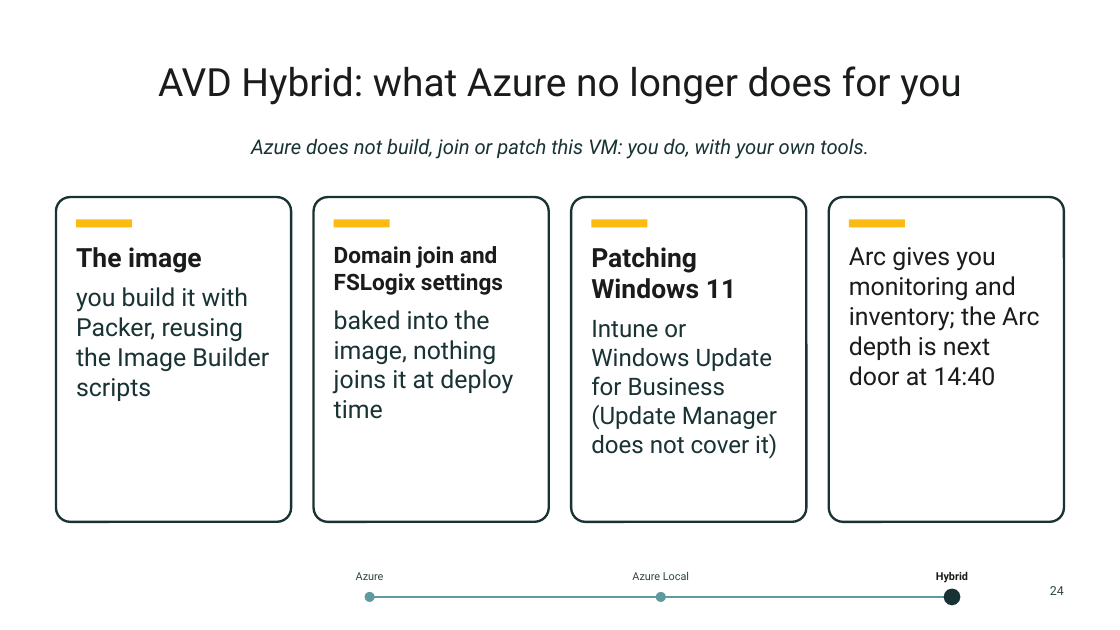
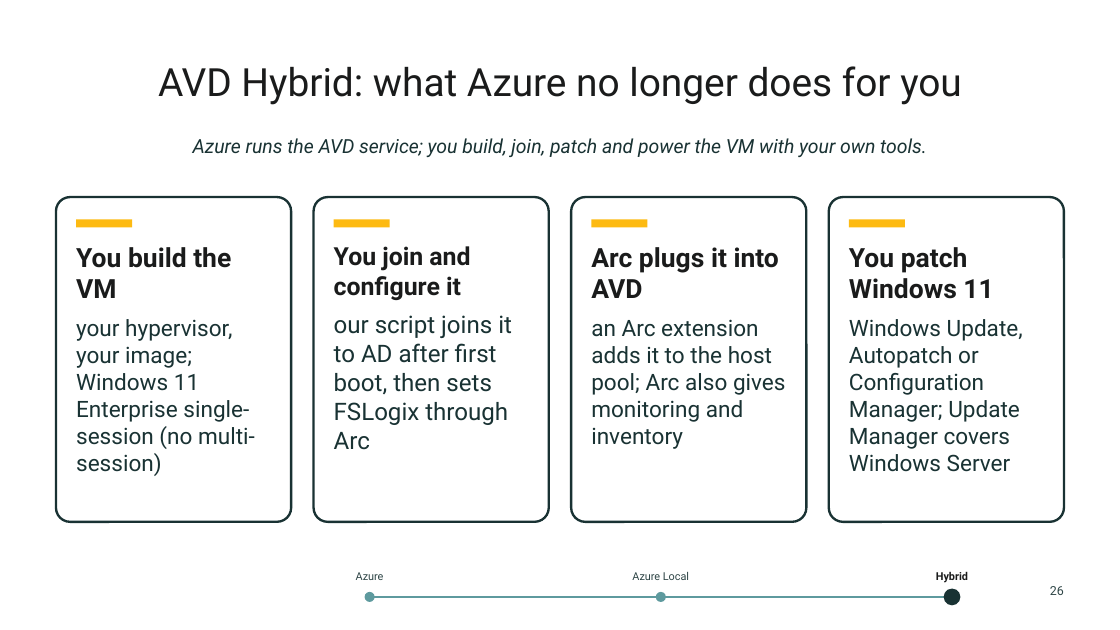
Before and after one commit to thisismydemo/nic2026_avd, a slide deck: slide 26 of presentation/AVD_Anywhere_NIC2026.pptx (slide 24 before the commit). Drawn at 1120x630 pixels with LibreOffice and Linux fonts; fonts in the diff are those of the drawing; background and template pictures are left out. Boxes give left, top, right and bottom in pixels: in the first picture for what was removed or moved away, otherwise in the second. Text is boxed around its words. In the diff, an @@ line names an element or a change of style, - is before the commit and + after.

```diff
--- a/presentation/AVD_Anywhere_NIC2026.pptx
+++ b/presentation/AVD_Anywhere_NIC2026.pptx
@@ text at (x1=193, y1=138, x2=927, y2=157): text changed; size 13 to 12.5 pt @@
-Azure does not build, join or patch this VM: you do, with your own tools.
+Azure runs the AVD service; you build, join, patch and power the VM with your own tools.
@@ text at (x1=76, y1=247, x2=255, y2=476): text changed; size 16 to 14.5 pt @@
-The image
-you build it with Packer, reusing the Image Builder scripts
+You build the VM
+your hypervisor, your image; Windows 11 Enterprise single-session (no multi-session)
@@ text at (x1=334, y1=246, x2=512, y2=450): text changed; size 16 to 15.5 pt @@
-Domain join and FSLogix settings
-baked into the image, nothing joins it at deploy time
+You join and configure it
+our script joins it to AD after first boot, then sets FSLogix through Arc
@@ text at (x1=591, y1=247, x2=786, y2=449): text changed; size 15.5 to 14.5 pt @@
-Patching Windows 11
-Intune or Windows Update for Business (Update Manager does not cover it)
+Arc plugs it into AVD
+an Arc extension adds it to the host pool; Arc also gives monitoring and inventory
@@ text at (x1=849, y1=247, x2=1023, y2=472): text changed; size 16 to 14.5 pt; text colour #1A1B1B to #193233 @@
-Arc gives you monitoring and inventory; the Arc depth is next door at 14:40
+You patch Windows 11
+Windows Update, Autopatch or Configuration Manager; Update Manager covers Windows Server
@@ text at (x1=1050, y1=586, x2=1064, y2=595): text changed @@
-24
+26
```
Also in this commit, not shown: 36 other slides changed, 4 slides added, 2 slides removed.
